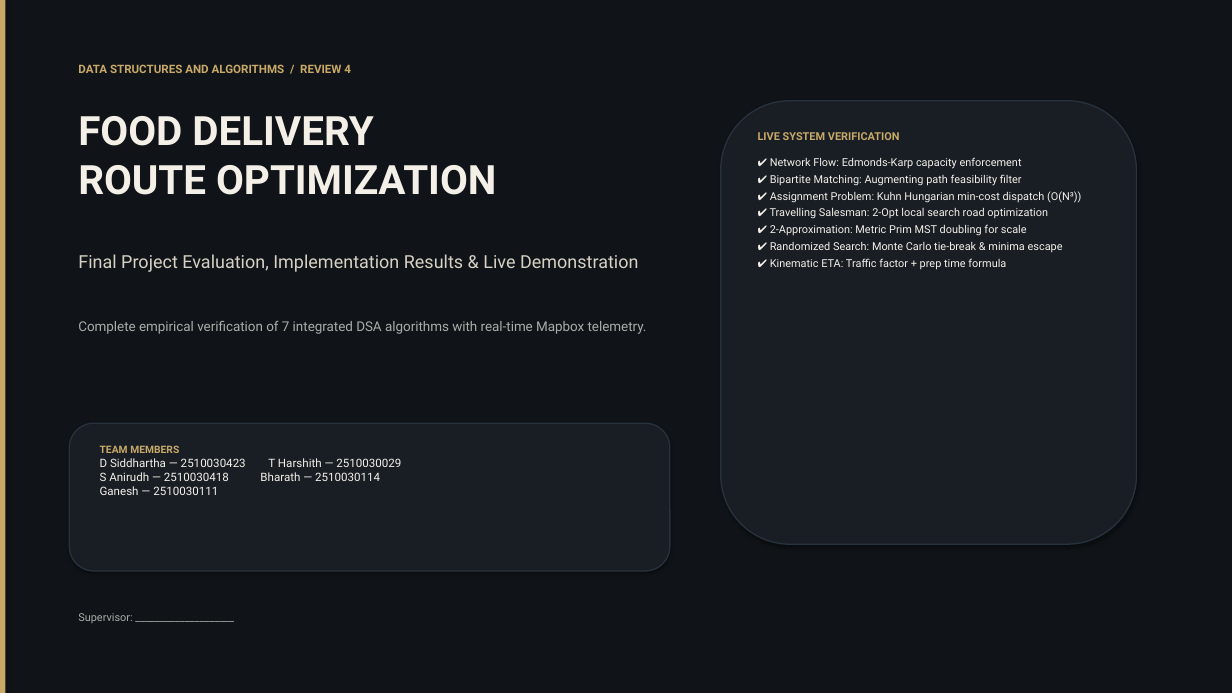
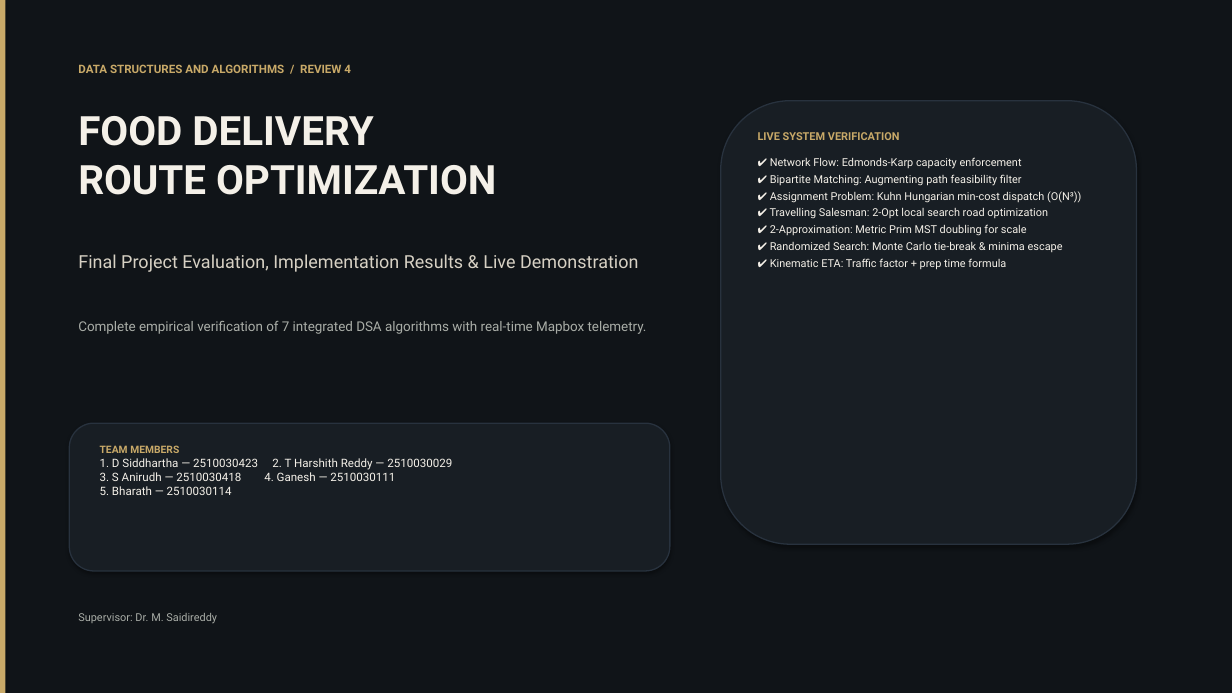
Before and after one commit to harshiththummala08-sys/FoodDeliveryRoute-dsa-3, a slide deck: slide 1 of PPT/Review 4.pptx. Drawn at 1232x693 pixels with LibreOffice and Linux fonts; fonts in the diff are those of the drawing. Boxes give left, top, right and bottom in pixels: in the first picture for what was removed or moved away, otherwise in the second. Text is boxed around its words. In the diff, an @@ line names an element or a change of style, - is before the commit and + after.

```diff
--- a/PPT/Review 4.pptx
+++ b/PPT/Review 4.pptx
@@ text at box(100, 458, 452, 495): text changed @@
-D Siddhartha — 2510030423 T Harshith — 2510030029
-S Anirudh — 2510030418 Bharath — 2510030114
-Ganesh — 2510030111
+1. D Siddhartha — 2510030423 2. T Harshith Reddy — 2510030029
+3. S Anirudh — 2510030418 4. Ganesh — 2510030111
+5. Bharath — 2510030114
@@ text at box(78, 613, 217, 623): text changed @@
-Supervisor: ____________________
+Supervisor: Dr. M. Saidireddy
```
Also in this commit, not shown: 1 other slide changed, 5 other files.
